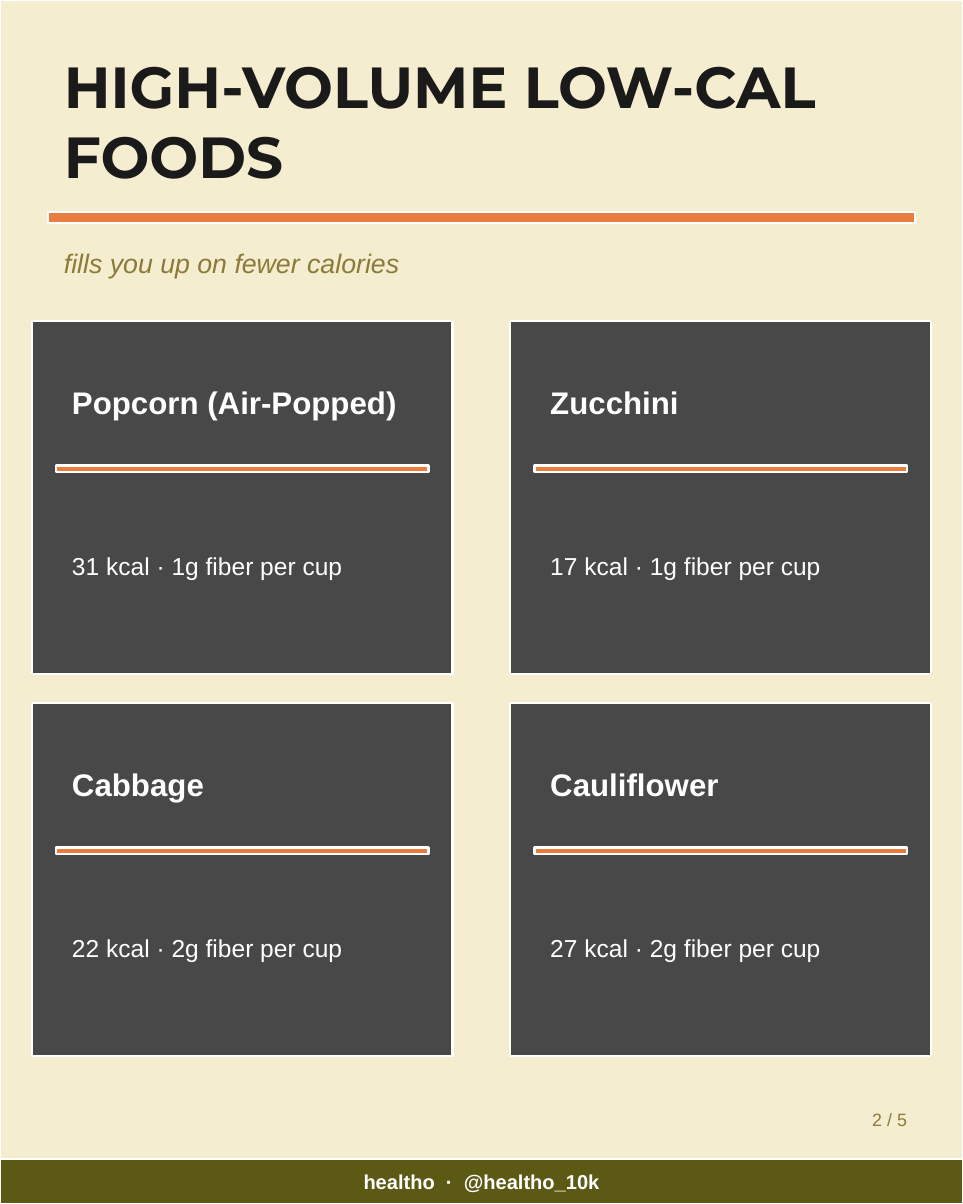
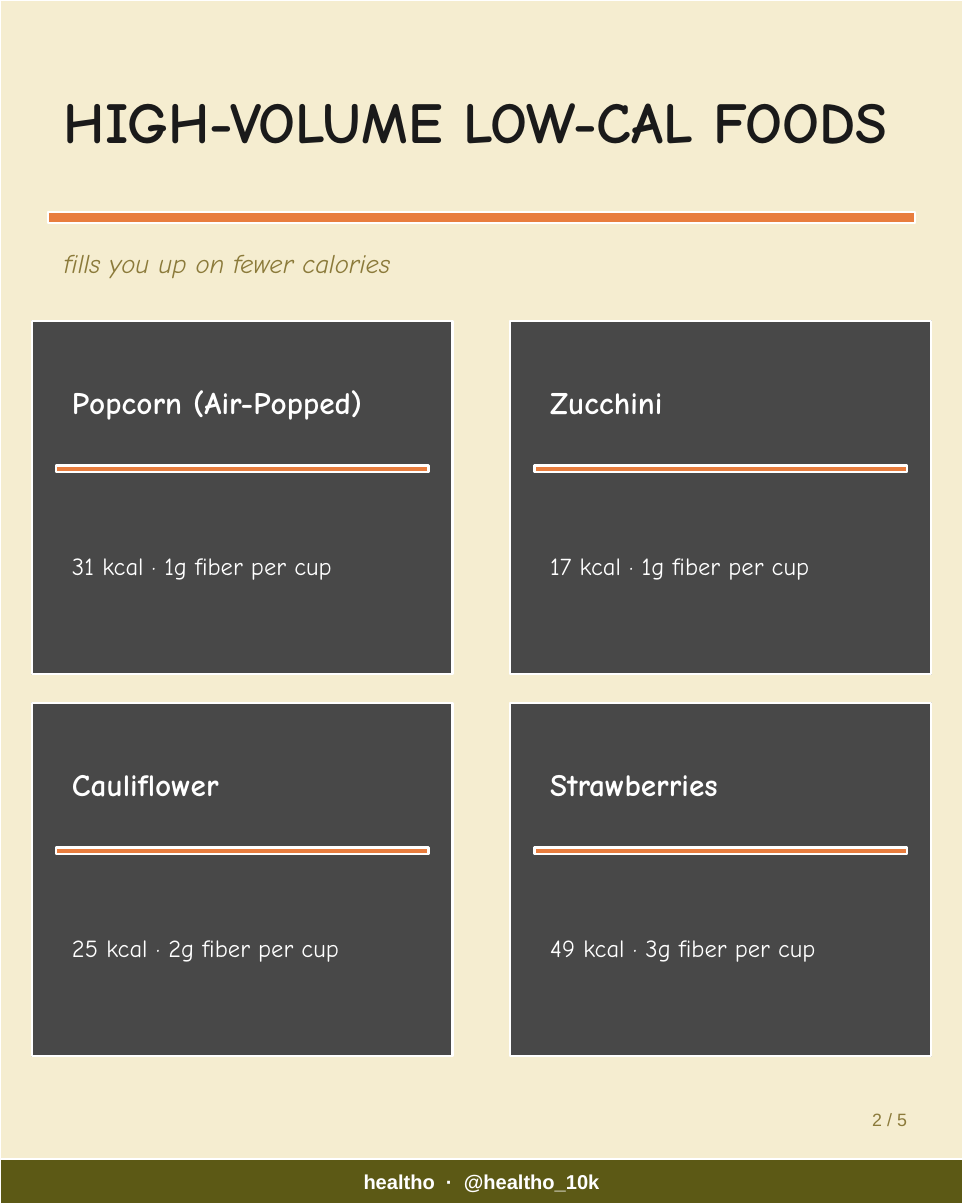
Before and after one commit to healtho-app/healtho, a slide deck: slide 2 of automation/output/2026-03-24-week13-topic3-carousel.pptx. Drawn at 963x1204 pixels with LibreOffice and Linux fonts; fonts in the diff are those of the drawing; grey boxes stand for pictures. Boxes give left, top, right and bottom in pixels: in the first picture for what was removed or moved away, otherwise in the second. Text is boxed around its words. In the diff, an @@ line names an element or a change of style, - is before the commit and + after.

```diff
--- a/automation/output/2026-03-24-week13-topic3-carousel.pptx
+++ b/automation/output/2026-03-24-week13-topic3-carousel.pptx
@@ text "HIGH-VOLUME LOW-CAL FOODS" at [64, 103, 887, 144]: font Montserrat to Comic Neue @@
@@ font Arial to Comic Neue in 5 elements at [64, 255, 390, 278], [72, 390, 362, 420], [72, 558, 331, 580], [550, 393, 662, 415], [550, 558, 809, 580] @@
@@ text at [72, 775, 219, 797]: text changed; font Arial to Comic Neue @@
-Cabbage
+Cauliflower
@@ text at [550, 775, 717, 797]: text changed; font Arial to Comic Neue @@
-Cauliflower
+Strawberries
@@ text at [72, 940, 338, 962]: text changed; font Arial to Comic Neue @@
-22 kcal · 2g fiber per cup
+25 kcal · 2g fiber per cup
@@ text at [550, 940, 815, 962]: text changed; font Arial to Comic Neue @@
-27 kcal · 2g fiber per cup
+49 kcal · 3g fiber per cup
```
Also in this commit, not shown: 4 other slides changed, 5 other files.
